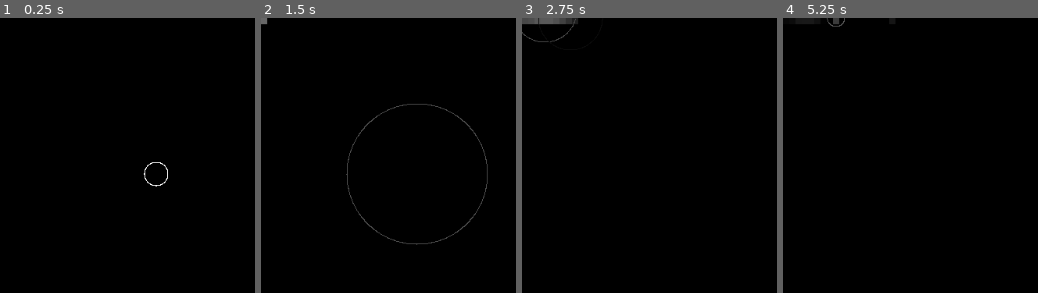
Above: before the commit, frames 1-4 (left to right).
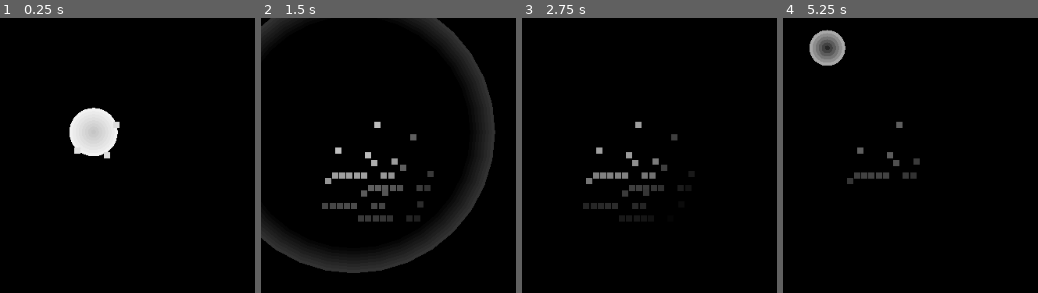
Above: after the commit, the same moments.

Repository: vodpox/ggj2018
Game: Godot game, scene res://Scenes/Main.tscn
The game is run twice, just before and just after one commit, with the same random seed, the same clock (stepped at 60 frames per second) and the same inputs. The engine's default icon, where the game draws it, is replaced by a stand-in: a white triangle on a blue panel in a dark square.
Inputs (mouse positions are in pixels of both pictures, inside the frame that each line leads up to):
- Up to frame 1 (0.25 s): no input
- Up to frame 2 (1.5 s): move the mouse to (outside the picture) at 0.52 s; press the mouse at (outside the picture) at 0.53 s; hold Right (ui_right) 0.53-1.28 s; move the mouse to (500, 276) at 1.27 s; release the mouse at (500, 276) at 1.28 s; hold Down (ui_down) from 1.28 s (still down); click (500, 276) at 1.35 s
- Up to frame 3 (2.75 s): tap Enter at 2 s; move the mouse to (outside the picture) at 2.02 s; release Down (ui_down) at 2.03 s; press the mouse at (outside the picture) at 2.03 s; hold Right (ui_right) from 2.03 s (still down)
- Up to frame 4 (5.25 s): tap Space at 2.75, 4.25 s; move the mouse to (outside the picture) at 2.77 s; release Right (ui_right) at 2.78 s; release the mouse at (outside the picture) at 2.78 s; hold Up (ui_up) 2.78-3.53 s; click (outside the picture) at 2.85 s; tap Enter at 3.5, 5 s; move the mouse to (outside the picture) at 3.52 s; press the mouse at (outside the picture) at 3.53 s; hold Left (ui_left) 3.53-5.03 s; move the mouse to (943, 183) at 4.27 s; release the mouse at (943, 183) at 4.28 s; click (943, 183) at 4.35 s; move the mouse to (outside the picture) at 5.02 s; press the mouse at (outside the picture) at 5.03 s; hold Down (ui_down) from 5.03 s (still down)

The runs differ from the first frame. In frame 1, 3.0% of the frame differs, in the area x 27-66%, y 32-62%; in frame 2, 13%, in the area x 0-92%, y 0-93%; in frame 3, 2.4%; in frame 4, 2.5%.

Commit message:
Added soundWaveBasic, modified walls and player

Diff:
--- a/Scenes/Main.tscn
+++ b/Scenes/Main.tscn
@@ -1,15 +1,176 @@
 [gd_scene load_steps=4 format=2]
 
-[ext_resource path="res://Scenes/Player.tscn" type="PackedScene" id=1]
-[ext_resource path="res://Scenes/SoundWave.tscn" type="PackedScene" id=2]
-[ext_resource path="res://Scenes/Map.tscn" type="PackedScene" id=3]
+[ext_resource path="res://Scenes/SoundWaveBasic.tscn" type="PackedScene" id=1]
+[ext_resource path="res://Scenes/Player.tscn" type="PackedScene" id=2]
+[ext_resource path="res://Scenes/Wall.tscn" type="PackedScene" id=3]
 
 [node name="Main" type="Node" index="0"]
 
-[node name="Player" parent="." index="0" instance=ExtResource( 1 )]
+[node name="SoundWaveBasic" parent="." index="0" instance=ExtResource( 1 )]
 
-_sections_unfolded = [ "Collision", "Z Index", "collision" ]
+position = Vector2( 118.728, 146.318 )
 
-[node name="SoundWave" parent="." index="1" instance=ExtResource( 2 )]
+[node name="Player" parent="." index="1" instance=ExtResource( 2 )]
 
-[node name="Node" parent="." index="2" instance=ExtResource( 3 )]
+position = Vector2( 55.7277, 38.4784 )
+collision_mask = 0
+
+[node name="Wall" parent="." index="2" instance=ExtResource( 3 )]
+
+position = Vector2( 140.645, 218.266 )
+
+[node name="Wall21" parent="." index="3" instance=ExtResource( 3 )]
+
+position = Vector2( 94.8691, 202.344 )
+
+[node name="Wall11" parent="." index="4" instance=ExtResource( 3 )]
+
+position = Vector2( 128.04, 257.408 )
+
+[node name="Wall32" parent="." index="5" instance=ExtResource( 3 )]
+
+position = Vector2( 82.2641, 241.486 )
+
+[node name="Wall2" parent="." index="6" instance=ExtResource( 3 )]
+
+position = Vector2( 149.933, 218.266 )
+
+[node name="Wall22" parent="." index="7" instance=ExtResource( 3 )]
+
+position = Vector2( 104.157, 202.344 )
+
+[node name="Wall12" parent="." index="8" instance=ExtResource( 3 )]
+
+position = Vector2( 137.328, 257.408 )
+
+[node name="Wall25" parent="." index="9" instance=ExtResource( 3 )]
+
+position = Vector2( 91.552, 241.486 )
+
+[node name="Wall3" parent="." index="10" instance=ExtResource( 3 )]
+
+position = Vector2( 159.221, 218.266 )
+
+[node name="Wall29" parent="." index="11" instance=ExtResource( 3 )]
+
+position = Vector2( 113.445, 202.344 )
+
+[node name="Wall18" parent="." index="12" instance=ExtResource( 3 )]
+
+position = Vector2( 146.616, 257.408 )
+
+[node name="Wall38" parent="." index="13" instance=ExtResource( 3 )]
+
+position = Vector2( 100.84, 241.486 )
+
+[node name="Wall4" parent="." index="14" instance=ExtResource( 3 )]
+
+position = Vector2( 168.509, 218.266 )
+
+[node name="Wall26" parent="." index="15" instance=ExtResource( 3 )]
+
+position = Vector2( 122.733, 202.344 )
+
+[node name="Wall15" parent="." index="16" instance=ExtResource( 3 )]
+
+position = Vector2( 155.904, 257.408 )
+
+[node name="Wall34" parent="." index="17" instance=ExtResource( 3 )]
+
+position = Vector2( 110.128, 241.486 )
+
+[node name="Wall5" parent="." index="18" instance=ExtResource( 3 )]
+
+position = Vector2( 177.797, 218.266 )
+
+[node name="Wall31" parent="." index="19" instance=ExtResource( 3 )]
+
+position = Vector2( 132.021, 202.344 )
+
+[node name="Wall20" parent="." index="20" instance=ExtResource( 3 )]
+
+position = Vector2( 165.192, 257.408 )
+
+[node name="Wall33" parent="." index="21" instance=ExtResource( 3 )]
+
+position = Vector2( 119.416, 241.486 )
+
+[node name="Wall6" parent="." index="22" instance=ExtResource( 3 )]
+
+position = Vector2( 203.006, 218.266 )
+
+[node name="Wall28" parent="." index="23" instance=ExtResource( 3 )]
+
+position = Vector2( 157.23, 202.344 )
+
+[node name="Wall17" parent="." index="24" instance=ExtResource( 3 )]
+
+position = Vector2( 190.401, 257.408 )
+
+[node name="Wall36" parent="." index="25" instance=ExtResource( 3 )]
+
+position = Vector2( 144.625, 241.486 )
+
+[node name="Wall7" parent="." index="26" instance=ExtResource( 3 )]
+
+position = Vector2( 212.958, 218.266 )
+
+[node name="Wall24" parent="." index="27" instance=ExtResource( 3 )]
+
+position = Vector2( 167.182, 202.344 )
+
+[node name="Wall14" parent="." index="28" instance=ExtResource( 3 )]
+
+position = Vector2( 200.353, 257.408 )
+
+[node name="Wall40" parent="." index="29" instance=ExtResource( 3 )]
+
+position = Vector2( 154.577, 241.486 )
+
+[node name="Wall8" parent="." index="30" instance=ExtResource( 3 )]
+
+position = Vector2( 216.939, 200.353 )
+
+[node name="Wall23" parent="." index="31" instance=ExtResource( 3 )]
+
+position = Vector2( 171.163, 184.431 )
+
+[node name="Wall13" parent="." index="32" instance=ExtResource( 3 )]
+
+position = Vector2( 204.334, 239.495 )
+
+[node name="Wall39" parent="." index="33" instance=ExtResource( 3 )]
+
+position = Vector2( 158.558, 223.572 )
+
+[node name="Wall9" parent="." index="34" instance=ExtResource( 3 )]
+
+position = Vector2( 144.626, 185.758 )
+
+[node name="Wall27" parent="." index="35" instance=ExtResource( 3 )]
+
+position = Vector2( 98.8497, 169.836 )
+
+[node name="Wall16" parent="." index="36" instance=ExtResource( 3 )]
+
+position = Vector2( 132.021, 224.9 )
+
+[node name="Wall37" parent="." index="37" instance=ExtResource( 3 )]
+
+position = Vector2( 86.2447, 208.977 )
+
+[node name="Wall10" parent="." index="38" instance=ExtResource( 3 )]
+
+position = Vector2( 195.046, 153.25 )
+
+[node name="Wall30" parent="." index="39" instance=ExtResource( 3 )]
+
+position = Vector2( 149.27, 137.328 )
+
+[node name="Wall19" parent="." index="40" instance=ExtResource( 3 )]
+
+position = Vector2( 182.441, 192.392 )
+
+[node name="Wall35" parent="." index="41" instance=ExtResource( 3 )]
+
+position = Vector2( 136.665, 176.469 )
--- a/Scenes/Player.gd
+++ b/Scenes/Player.gd
@@ -49,14 +49,14 @@
 func shoot():
 
 	var shootWave = soundWave.instance();
+	shootWave.start(position, shootVolume)
 	get_parent().add_child(shootWave);
-	shootWave.start(position, shootVolume)
 
 	if $BulletRay.is_colliding():
 
 		var hitWave = soundWave.instance();
+		hitWave.start($BulletRay.get_collision_point(), hitVolume)
 		get_parent().add_child(hitWave);
-		hitWave.start($BulletRay.get_collision_point(), hitVolume)
 
 	isReloaded = false
 	$ReloadTimer.start()
--- a/Scenes/Player.tscn
+++ b/Scenes/Player.tscn
@@ -1,7 +1,7 @@
 [gd_scene load_steps=5 format=2]
 
 [ext_resource path="res://Scenes/Player.gd" type="Script" id=1]
-[ext_resource path="res://Scenes/SoundWave.tscn" type="PackedScene" id=2]
+[ext_resource path="res://Scenes/SoundWaveBasic.tscn" type="PackedScene" id=2]
 [ext_resource path="res://icon.png" type="Texture" id=3]
 
 [sub_resource type="CircleShape2D" id=1]
--- a/Scenes/SoundWave.gd
+++ b/Scenes/SoundWave.gd
@@ -46,7 +46,7 @@
 	var y = distance * sin(deg2rad(angle))
 	return Vector2(x, y)
 
-func _process(delta):
+func _physics_process(delta):
 	if r == 0:
 		return
 	if angles.size() == 0:
@@ -56,27 +56,27 @@
 	var colOff = 0.2
 	var spd = 0.002
 	var point
-	deltaTime += delta
+	#deltaTime += delta
 
-	if deltaTime >= spd:
-		deltaTime -= spd
-		ptsDict.clear()
-		color = Color(col+colOff, col+colOff, col+colOff)
-		r1 += 1
-		for i in angles:
-			#if !endDist.has(i):
-			#	continue
-			if r1 >= endDist[i]:
-				if endObjects[i] != null:
-					endObjects[i].setIntensity(col)
-				#endObjects.erase(i)
-				#endDist.erase(i)
-				angles.erase(i)
-			else:
-				point = getPoint(i, r1)
-				if !ptsDict.has(point):
-					ptsDict[point] = 0
-				#points.push_back(point)
+	#if deltaTime >= spd:
+	#	deltaTime -= spd
+	ptsDict.clear()
+	color = Color(col+colOff, col+colOff, col+colOff)
+	r1 += 1
+	for i in angles:
+		#if !endDist.has(i):
+		#	continue
+		if r1 >= endDist[i]:
+			if endObjects[i] != null:
+				endObjects[i].setIntensity(col)
+			#endObjects.erase(i)
+			#endDist.erase(i)
+			angles.erase(i)
+		else:
+			point = getPoint(i, r1)
+			if !ptsDict.has(point):
+				ptsDict[point] = 0
+			#points.push_back(point)
 	update()
 
 
--- /dev/null
+++ b/Scenes/SoundWaveBasic.gd
@@ -0,0 +1,74 @@
+extends Node2D
+
+
+var circleRadii = []
+var circleColor = 1.0
+
+var dist = 200
+var insert = true
+var done = false
+
+var checkedWalls = {}
+
+
+func _ready():
+	$CollisionShape2D.shape.radius = 2
+	set_physics_process(true)
+
+
+func start(pos, r):
+	dist = r
+	position = pos
+
+func _physics_process(delta):
+	if insert:
+		position.x += 1
+	else:
+		position.x -= 1
+
+	if insert:
+		if !done:
+			if circleRadii.size() < dist/5:
+				circleRadii.push_back(1)
+			else:
+				done = true
+		insert = false
+	else:
+		insert = true
+
+	var i = 0
+	while i < circleRadii.size():
+		circleRadii[i] += 2
+		if circleRadii[i] >= dist:
+			circleRadii.pop_front()
+			i -= 1
+		i += 1
+	circleColor -= 2.0/dist
+	update()
+
+	if $CollisionShape2D.shape.radius < dist:
+		$CollisionShape2D.shape.radius += 2
+
+
+	if circleRadii.size() == 0:
+		#print("done")
+		queue_free()
+
+
+func _draw():
+	#draw_circle(position, dist, Color(1, 0, 0))
+	var col
+	for i in range(circleRadii.size()):
+		col = circleColor-float(i)/(dist/5) + 0.1
+		draw_circle(Vector2(), circleRadii[i], Color(col, col, col))
+
+
+func _on_collision( area ):
+	if !area.is_in_group("Walls"):
+		return
+	#print("collided")
+	if checkedWalls.has(area.position):
+		return
+
+	area.setIntensity(circleColor)
+	checkedWalls[area.position] = 0
--- /dev/null
+++ b/Scenes/SoundWaveBasic.tscn
@@ -0,0 +1,30 @@
+[gd_scene load_steps=3 format=2]
+
+[ext_resource path="res://Scenes/SoundWaveBasic.gd" type="Script" id=1]
+
+[sub_resource type="CircleShape2D" id=1]
+
+custom_solver_bias = 0.0
+radius = 1.0
+
+[node name="SoundWaveBasic" type="Area2D" index="0"]
+
+position = Vector2( 215.612, 152.889 )
+z_index = -1
+input_pickable = false
+gravity_vec = Vector2( 0, 1 )
+gravity = 0.0
+linear_damp = -1.0
+angular_damp = -1.0
+collision_layer = 3
+collision_mask = 3
+audio_bus_override = false
+audio_bus_name = "Master"
+script = ExtResource( 1 )
+_sections_unfolded = [ "Collision", "Transform", "Z Index" ]
+
+[node name="CollisionShape2D" type="CollisionShape2D" parent="." index="0"]
+
+shape = SubResource( 1 )
+
+[connection signal="area_entered" from="." to="." method="_on_collision"]
--- a/Scenes/Wall.gd
+++ b/Scenes/Wall.gd
@@ -1,4 +1,4 @@
-extends StaticBody2D
+extends Area2D
 
 var RGB = 0
 
--- a/Scenes/Wall.tscn
+++ b/Scenes/Wall.tscn
@@ -8,15 +8,19 @@
 custom_solver_bias = 0.0
 extents = Vector2( 4.01522, 4.00302 )
 
-[node name="Wall" type="StaticBody2D" index="0"]
+[node name="Wall" type="Area2D" groups=[
+"Walls",
+]]
 
 input_pickable = true
+gravity_vec = Vector2( 0, 1 )
+gravity = 98.0
+linear_damp = 0.1
+angular_damp = 1.0
 collision_layer = 3
 collision_mask = 3
-constant_linear_velocity = Vector2( 0, 0 )
-constant_angular_velocity = 0.0
-friction = 1.0
-bounce = 0.0
+audio_bus_override = false
+audio_bus_name = "Master"
 script = ExtResource( 1 )
 _sections_unfolded = [ "Collision", "Visibility" ]
 
@@ -36,4 +40,19 @@
 one_shot = true
 autostart = false
 
+[node name="StaticBody2D" type="StaticBody2D" parent="." index="3"]
+
+input_pickable = false
+collision_layer = 3
+collision_mask = 3
+constant_linear_velocity = Vector2( 0, 0 )
+constant_angular_velocity = 0.0
+friction = 1.0
+bounce = 0.0
+_sections_unfolded = [ "Collision" ]
+
+[node name="CollisionShape2D2" type="CollisionShape2D" parent="StaticBody2D" index="0"]
+
+shape = SubResource( 1 )
+
 [connection signal="timeout" from="WallTimer" to="." method="_on_WallTimer_timeout"]
